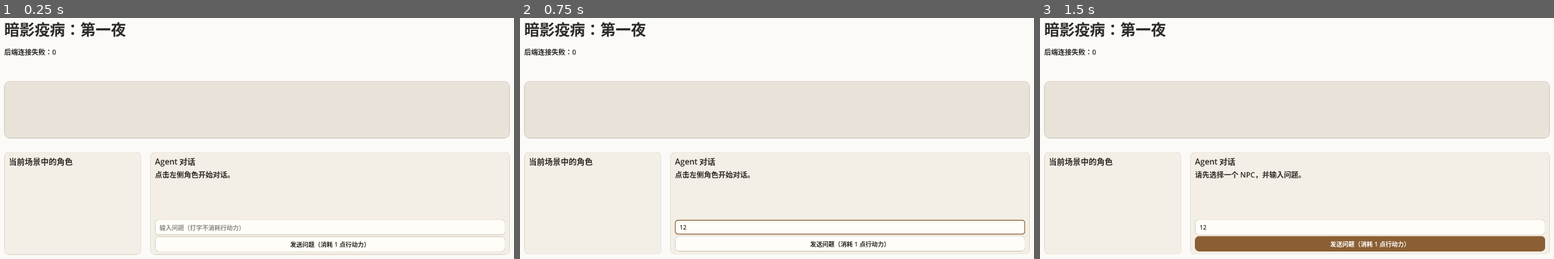
Above: before the commit, frames 1-3 (left to right).
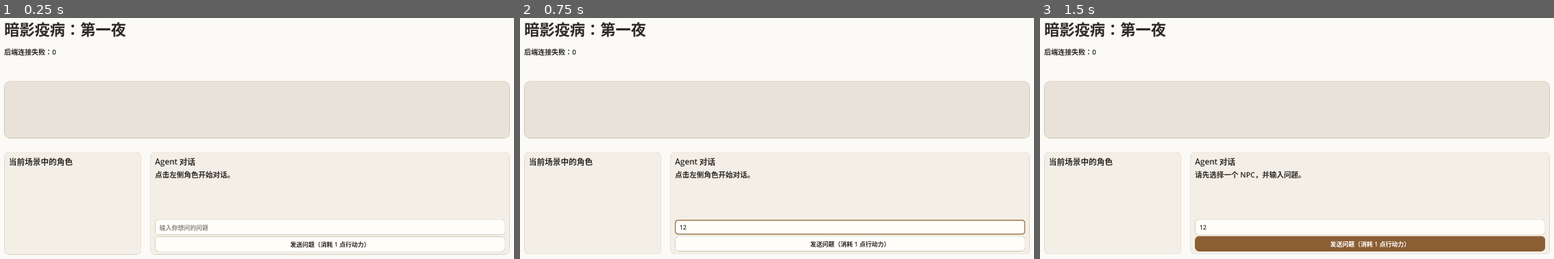
Above: after the commit, the same moments.

Repository: cosmos4ever-eva/disease-narrative-game
Game: Godot game, scene res://Main.tscn
The game is run twice, just before and just after one commit, with the same random seed, the same clock (stepped at 60 frames per second) and the same inputs.
Inputs (mouse positions are in pixels of both pictures, inside the frame that each line leads up to):
- Up to frame 1 (0.25 s): no input
- Up to frame 2 (0.75 s): click (848, 227) at 0.52 s; type "12" at 0.6 s
- Up to frame 3 (1.5 s): click "发送问题（消耗 1 点行动力）" at 1.25 s

The runs differ from the first frame. In frame 1, 0.2% of the frame differs, in the area x 33-47%, y 85-89%; in frame 2, nothing differs; in frame 3, nothing differs.

Commit message:
ui: simplify non-consuming action labels

Diff:
--- a/godot/scripts/main.gd
+++ b/godot/scripts/main.gd
@@ -148,8 +148,7 @@
 	dialogue_label.add_theme_font_size_override("font_size", 19)
 	dialogue_column.add_child(dialogue_label)
 	question_input = LineEdit.new()
-	question_input.placeholder_text = "输入问题（打字不消耗行动力）"
-	question_input.tooltip_text = "输入文字不会消耗行动力，发送问题时消耗 1 点。"
+	question_input.placeholder_text = "输入你想问的问题"
 	dialogue_column.add_child(question_input)
 	var ask_button := Button.new()
 	ask_button.text = "发送问题（消耗 1 点行动力）"
@@ -193,7 +192,7 @@
 		var move := Button.new()
 		var is_current: bool = scene_id == state.get("current_scene", "")
 		var is_reachable: bool = scene_id in scenes.get(state.get("current_scene", ""), {}).get("connections", [])
-		move.text = "当前位置" if is_current else ("前往（不消耗行动力）" if is_reachable else "不可直达")
+		move.text = "当前位置" if is_current else ("前往" if is_reachable else "不可直达")
 		move.disabled = is_current or not is_reachable
 		var target_scene_id: String = scene_id
 		move.pressed.connect(Callable(self, "_on_move_pressed").bind(target_scene_id))
@@ -209,7 +208,7 @@
 	for agent_id in nearby_agents:
 		var npc_button := Button.new()
 		var target_agent_id: String = agent_id
-		npc_button.text = "%s（选择，不消耗）" % agent_names.get(target_agent_id, target_agent_id)
+		npc_button.text = agent_names.get(target_agent_id, target_agent_id)
 		npc_button.focus_mode = Control.FOCUS_ALL
 		npc_button.pressed.connect(Callable(self, "_on_npc_selected").bind(target_agent_id))
 		npc_button.focus_entered.connect(Callable(self, "_on_npc_selected").bind(target_agent_id))
@@ -224,7 +223,7 @@
 
 func _on_npc_selected(agent_id: String) -> void:
 	selected_agent_id = agent_id
-	dialogue_label.text = "你正在和 %s 对话。选择角色不消耗行动力；点击发送问题才消耗 1 点。" % agent_names.get(agent_id, agent_id)
+	dialogue_label.text = "你正在和 %s 对话。请输入问题。" % agent_names.get(agent_id, agent_id)
 	question_input.grab_focus()
 
 func _on_api_response(_result: int, response_code: int, _headers: PackedStringArray, body: PackedByteArray) -> void:
